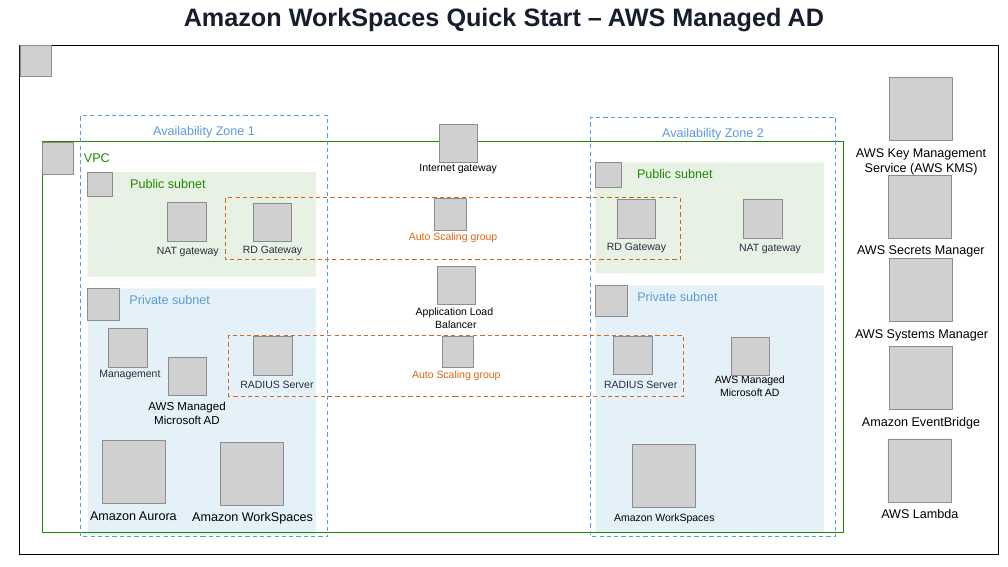
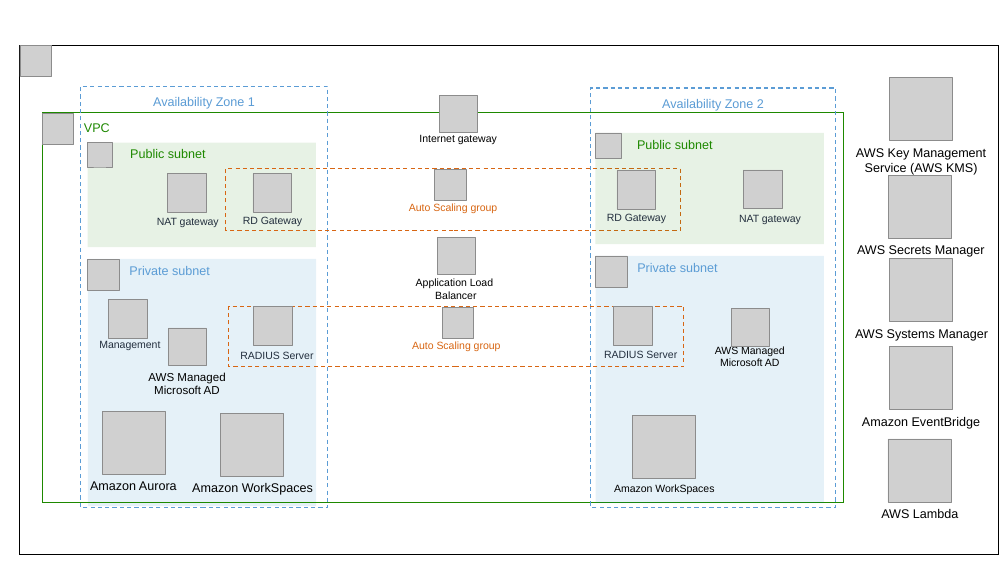
Before and after one commit to aws-quickstart/quickstart-freeradius-mfa-workspaces, a slide deck: slide 2 of docs/deployment_guide/images/Quick Start Ref. Arch.pptx. Drawn at 1008x567 pixels with LibreOffice and Linux fonts; fonts in the diff are those of the drawing; grey boxes stand for pictures. Boxes give left, top, right and bottom in pixels: in the first picture for what was removed or moved away, otherwise in the second. Text is boxed around its words. In the diff, an @@ line names an element or a change of style, - is before the commit and + after.

```diff
--- a/docs/deployment_guide/images/Quick Start Ref. Arch.pptx
+++ b/docs/deployment_guide/images/Quick Start Ref. Arch.pptx
@@ text removed at [184, 7, 824, 32] @@
-Amazon WorkSpaces Quick Start – AWS Managed AD
@@ 21 pictures, 14 texts, 9 rectangles: place and size @@
-21 pictures, 14 texts, 9 rectangles at [42, 116, 844, 537]
+21 pictures, 14 texts, 9 rectangles at [42, 86, 844, 507]
```
Also in this commit, not shown: 1 other slide changed, 1 other file.
